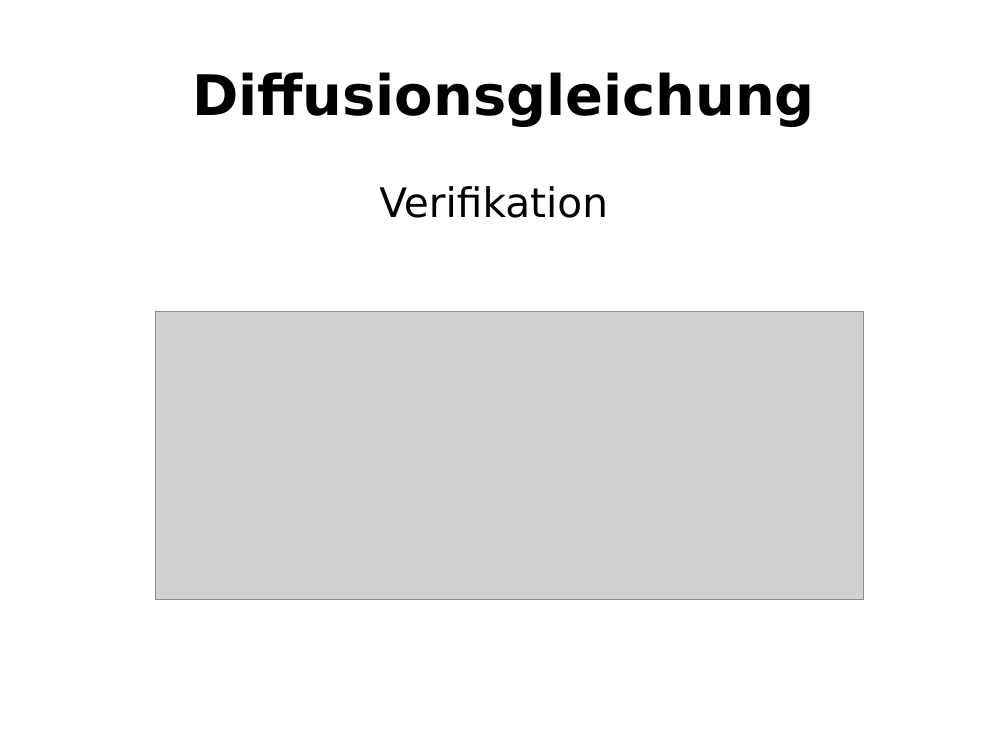
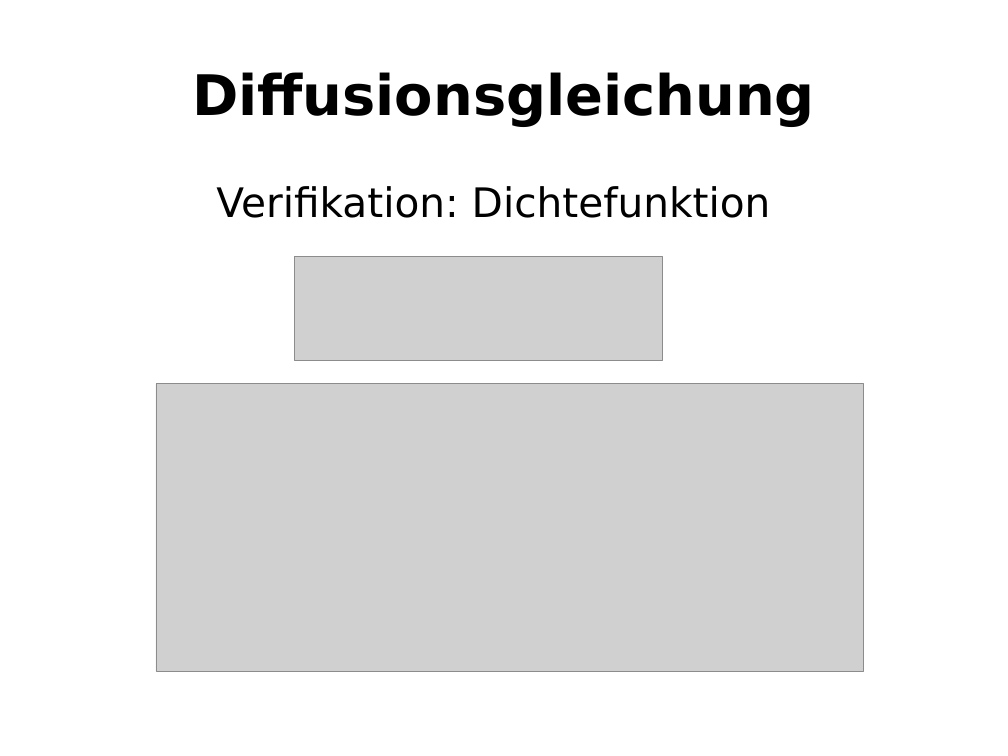
Before and after one commit to te-bachi/SimulationDoc, a slide deck: slide 27 of präsentation/Präsentation_bachi.odp (slide 25 before the commit). Drawn at 1008x756 pixels with LibreOffice and Linux fonts; fonts in the diff are those of the drawing; grey boxes stand for pictures. Boxes give left, top, right and bottom in pixels: in the first picture for what was removed or moved away, otherwise in the second. Text is boxed around its words. In the diff, an @@ line names an element or a change of style, - is before the commit and + after.

```diff
--- a/präsentation/Präsentation_bachi.odp
+++ b/präsentation/Präsentation_bachi.odp
@@ text at [216, 186, 771, 218]: text changed @@
-Verifikation
+Verifikation: Dichtefunktion
@@ picture added at [295, 256, 662, 360] @@
@@ picture: place and size @@
-picture at [156, 312, 864, 599]
+picture at [156, 384, 864, 671]
```
Also in this commit, not shown: 5 other slides changed, 3 slides added, 8 other files.
